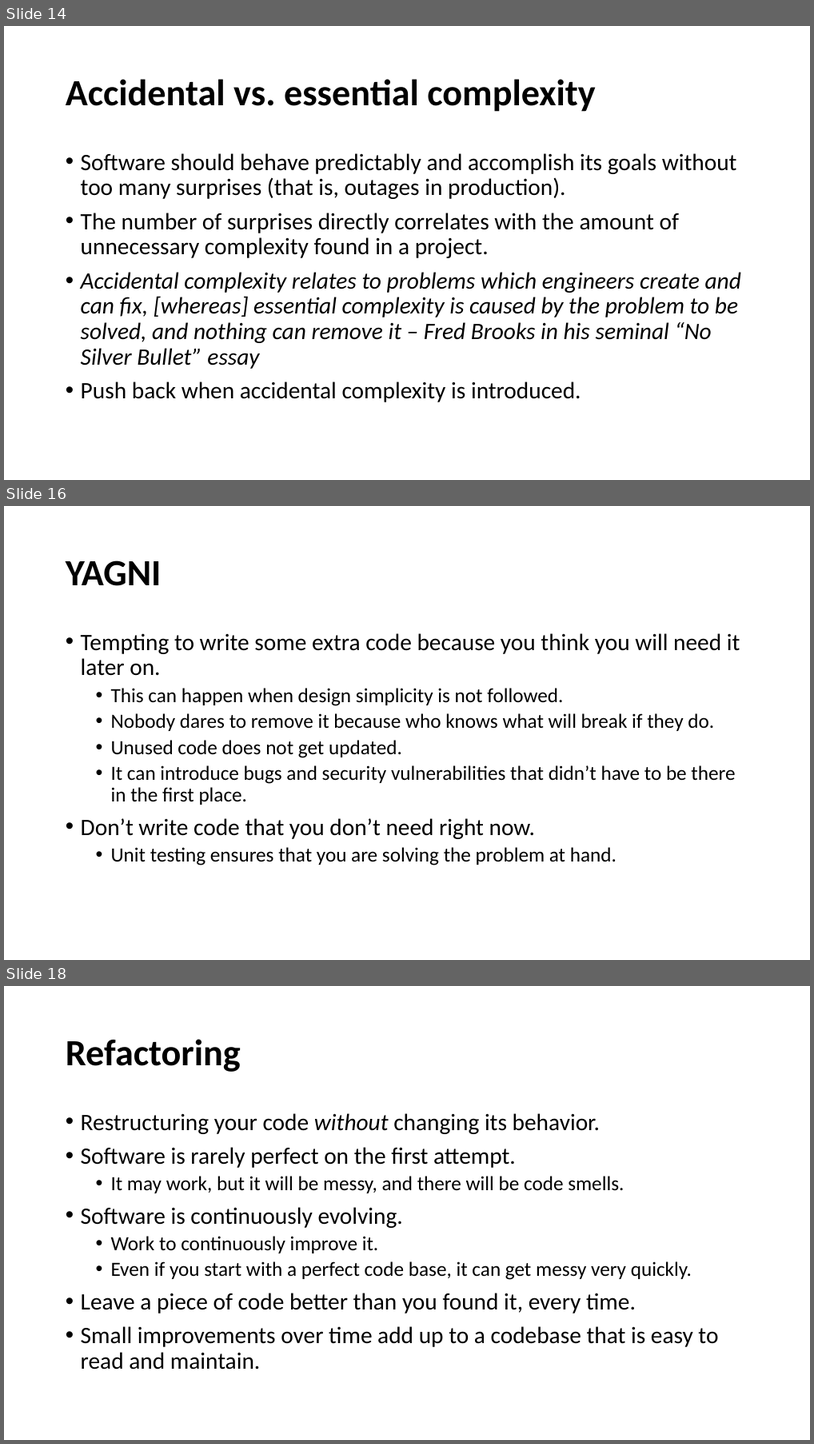
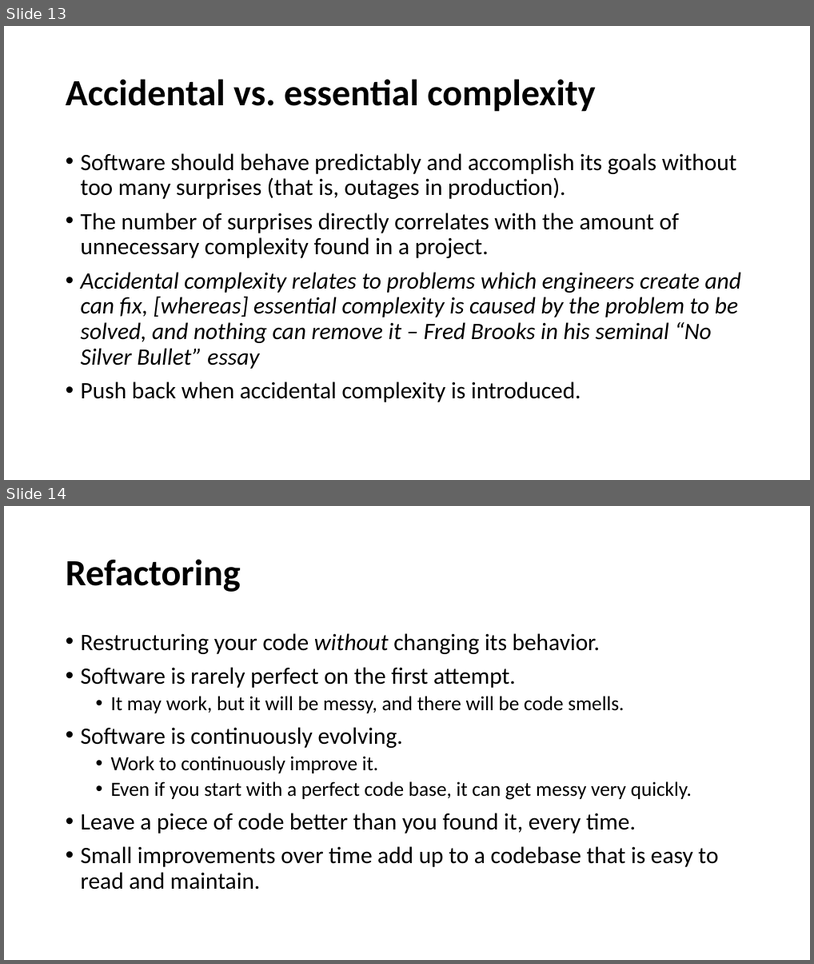
Before and after one commit to cebartling/test-driven, a slide deck: presentations/Introduction to Test-Driven Development.pptx. Shown one above the other, each under a label of ours: slides 14, 16 and 18 before the commit, slides 13 and 14 after it; the slides between them are not shown. The pictures are 814x1444 and 814x964 pixels, drawn with LibreOffice and Linux fonts; fonts in the diff are those of the drawing. Boxes give left, top, right and bottom in pixels: in the first picture for what was removed or moved away, otherwise in the second. Text is boxed around its words. In the diff, an @@ line names an element or a change of style, - is before the commit and + after.

Commit message:
Presentation updates

```diff
--- a/presentations/Introduction to Test-Driven Development.pptx
+++ b/presentations/Introduction to Test-Driven Development.pptx
@@ slide 16 removed at (x1=4, y1=506, x2=810, y2=960), background #FFFFFF @@
@@ title removed at (x1=66, y1=560, x2=162, y2=586) @@
-YAGNI
@@ text removed at (x1=81, y1=633, x2=741, y2=865) @@
-• Tempting to write some extra code because you think you will need it later on.
-  • This can happen when design simplicity is not followed.
-  • Nobody dares to remove it because who knows what will break if they do.
-  • Unused code does not get updated.
-  • It can introduce bugs and security vulnerabilities that didn’t have to be there in the first place.
-• Don’t write code that you don’t need right now.
-  • Unit testing ensures that you are solving the problem at hand.
@@ what was slide 14 is now slide 13 @@
@@ what was slide 18 is now slide 14 @@
```
Also in this commit, not shown: 3 other slides removed.
